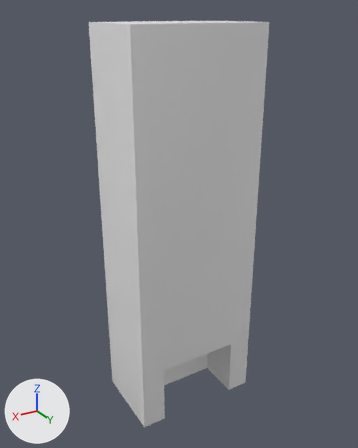
Two versions of the FBX model Projektarbeit/Assets/FBX/LivingRoomAssets/Kamin.fbx, one commit apart.
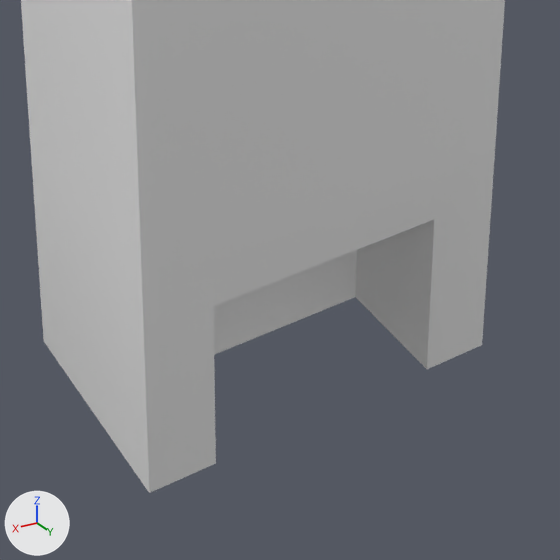
Each version appears first whole from a 50 mm camera at (12.17, 3.18, 4.6) aimed at (9.22, -1.74, 2.14), and next in a close-up on the part from 28% to 75% of the width and 62% to 100% of the height. Arrows for +X, +Y and +Z are at lower left; the lights stay in place. Where no turn or scale is listed for an object, it has been applied to the vertices.

Names of what the first close-up shows: 'Kamin_2'.
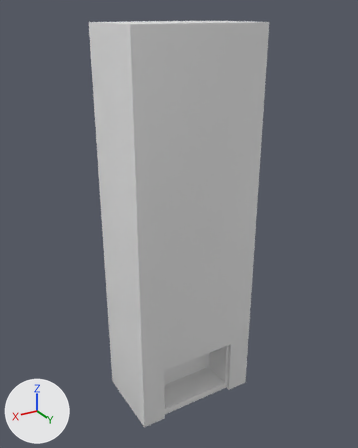
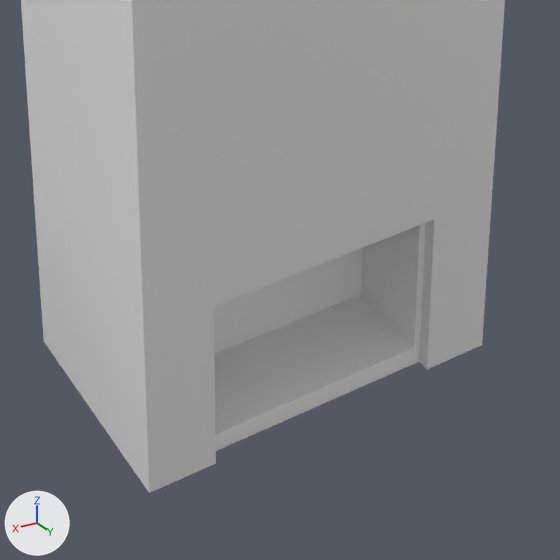
Location of each change, [x1, y1, x2, y2] in pixels of the close-ups (560 x 560 px):
'Kamin_Innen', added
    after: [214, 223, 426, 451]

The change, as a list of edits to the scene's bpy script:
```text
Add me_mesh_1:
    me_mesh_1.from_pydata(...)  # 192 vertices, 198 faces; spans x -0.556..0.483, y -0.206..0.234, z -0.329..0.452
Add ob_kamin_innen:
    ob_kamin_innen = bpy.data.objects.new('Kamin_Innen', me_mesh_1)
    ob_kamin_innen.location = (9.268, -1.498, 0.0)
```
